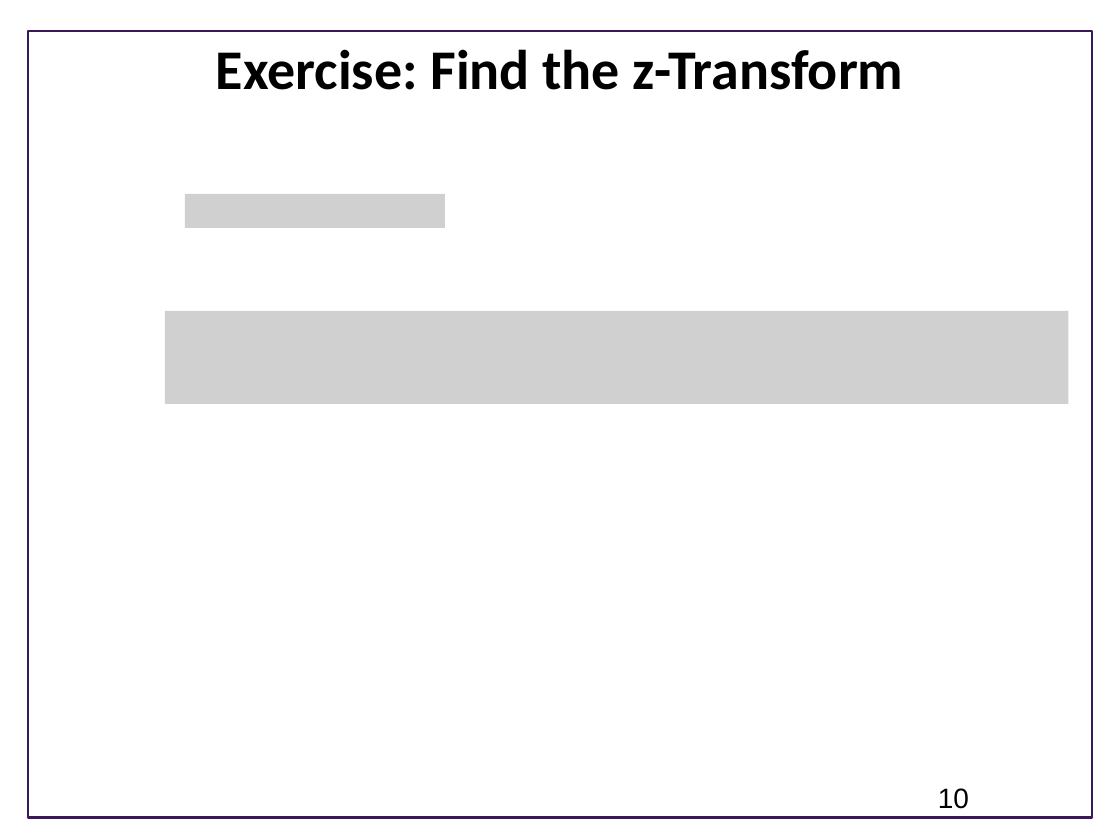
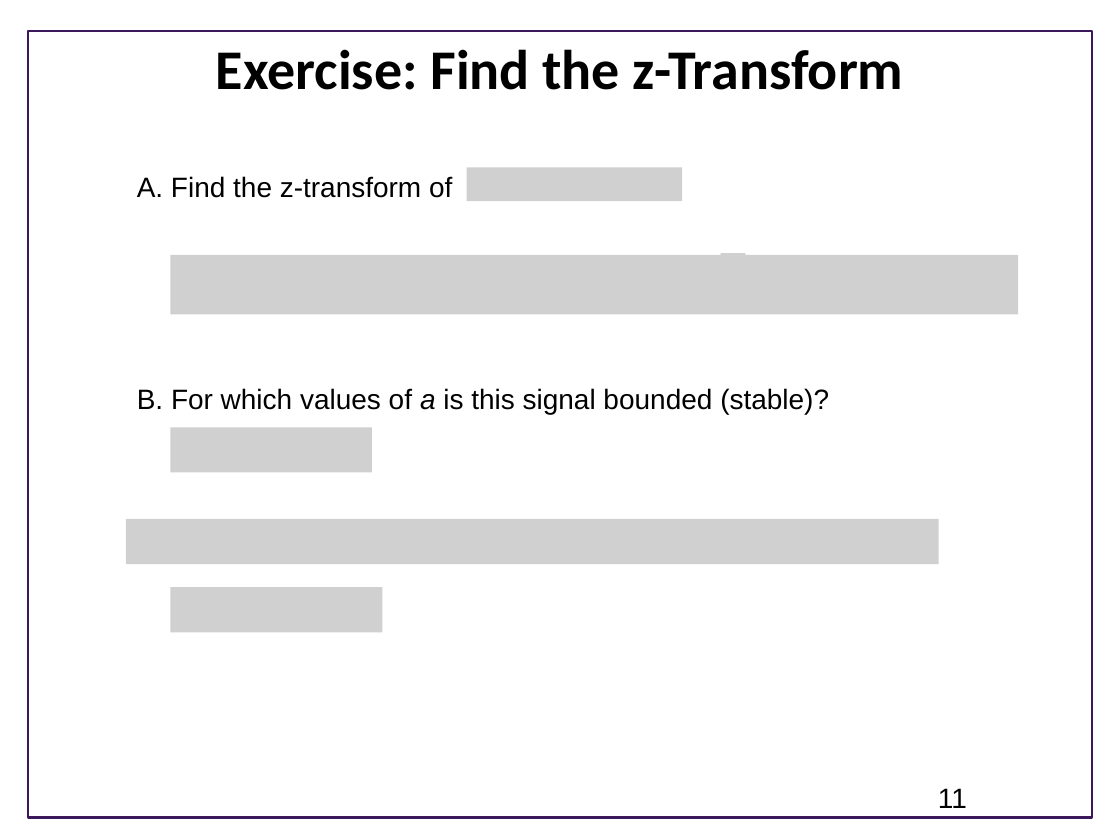
Before and after one commit to joseph-hellerstein/advanced-controls-lectures, a slide deck: slide 11 of lectures/lecture_09-linear_time_invariant_systems/linear_time_invariant_systems.pptx (slide 10 before the commit). Drawn at 1120x840 pixels with LibreOffice and Linux fonts; fonts in the diff are those of the drawing; grey boxes stand for pictures; background and template pictures are left out. Boxes give left, top, right and bottom in pixels: in the first picture for what was removed or moved away, otherwise in the second. Text is boxed around its words. In the diff, an @@ line names an element or a change of style, - is before the commit and + after.

```diff
--- a/lectures/lecture_09-linear_time_invariant_systems/linear_time_invariant_systems.pptx
+++ b/lectures/lecture_09-linear_time_invariant_systems/linear_time_invariant_systems.pptx
@@ text added at (137, 176, 452, 198), 18 pt, text #000000 @@
+A. Find the z-transform of
@@ picture added at (467, 167, 683, 200) @@
@@ picture removed at (185, 194, 445, 227) @@
@@ picture added at (170, 255, 1018, 315) @@
@@ picture added at (720, 253, 745, 280) @@
@@ picture removed at (165, 311, 1068, 404) @@
@@ text added at (137, 388, 829, 414), 18 pt, text #000000 @@
+B. For which values of a is this signal bounded (stable)?
@@ picture added at (170, 428, 372, 473) @@
@@ picture added at (125, 519, 939, 563) @@
@@ picture added at (170, 587, 382, 632) @@
@@ page number at (938, 788, 967, 808): text changed @@
-10
+11
```
Also in this commit, not shown: 7 other slides changed, 2 slides added, 1 slide removed.
